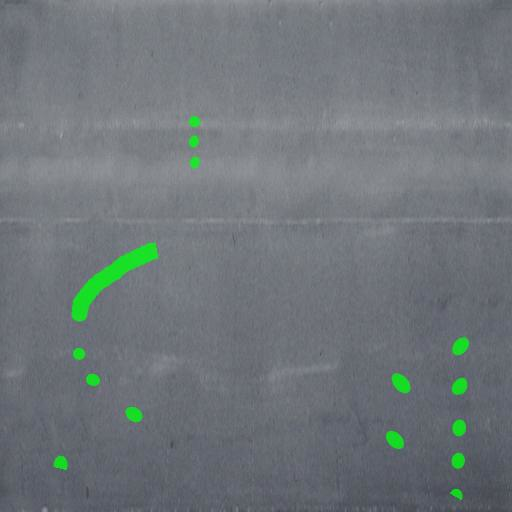
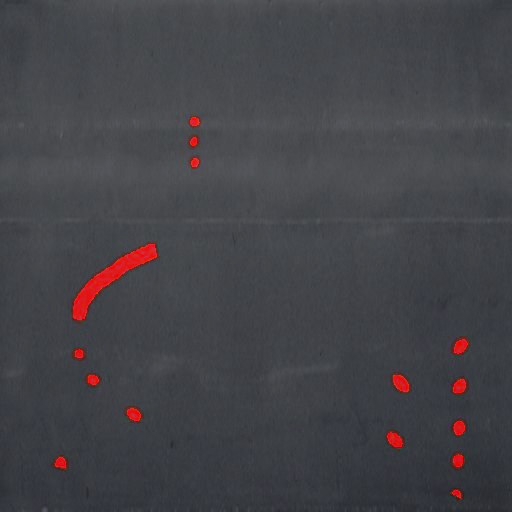
Two versions of the same layered image (512px x 512px). Layer-by-layer changes:
showed "falcon_pirate.jpg copy", painted on it over [left=0, top=0, right=512, bottom=512]
hid "falcon_baik.jpg" over [left=0, top=0, right=512, bottom=512]
